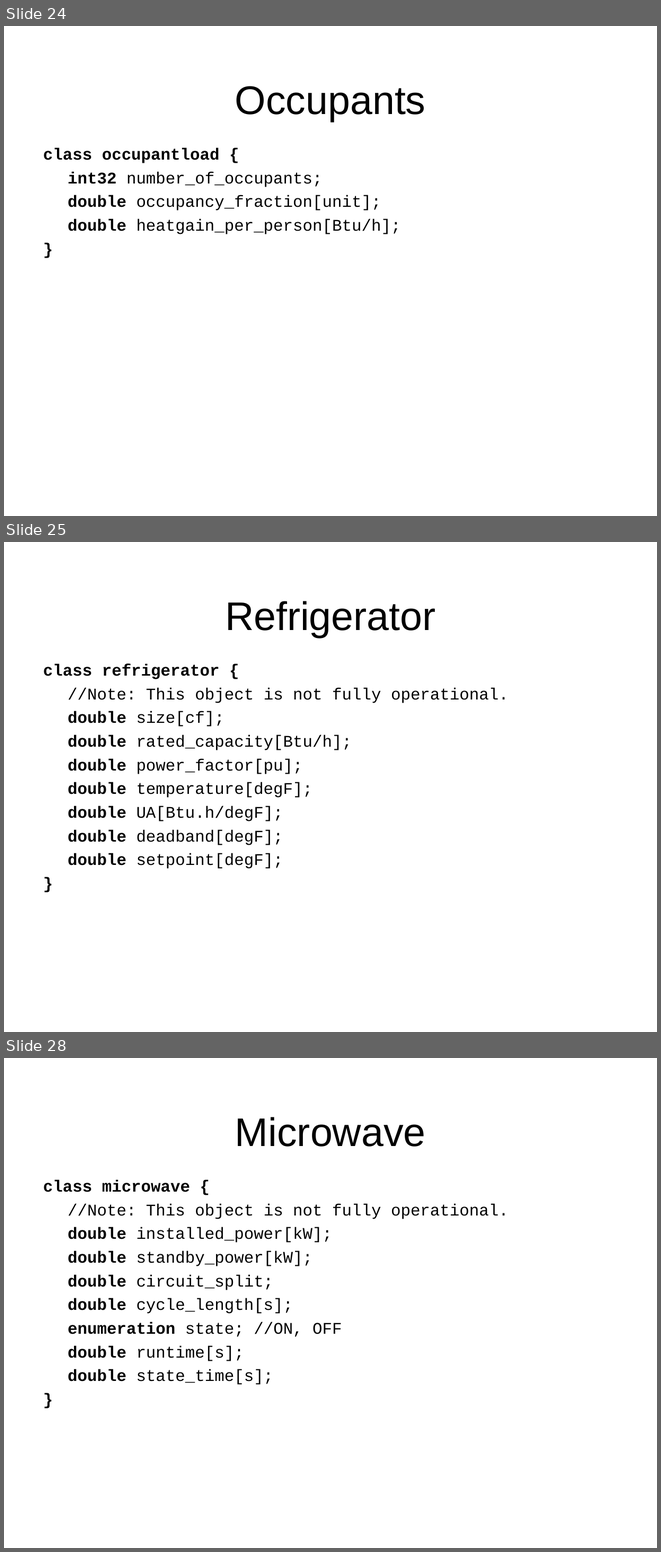
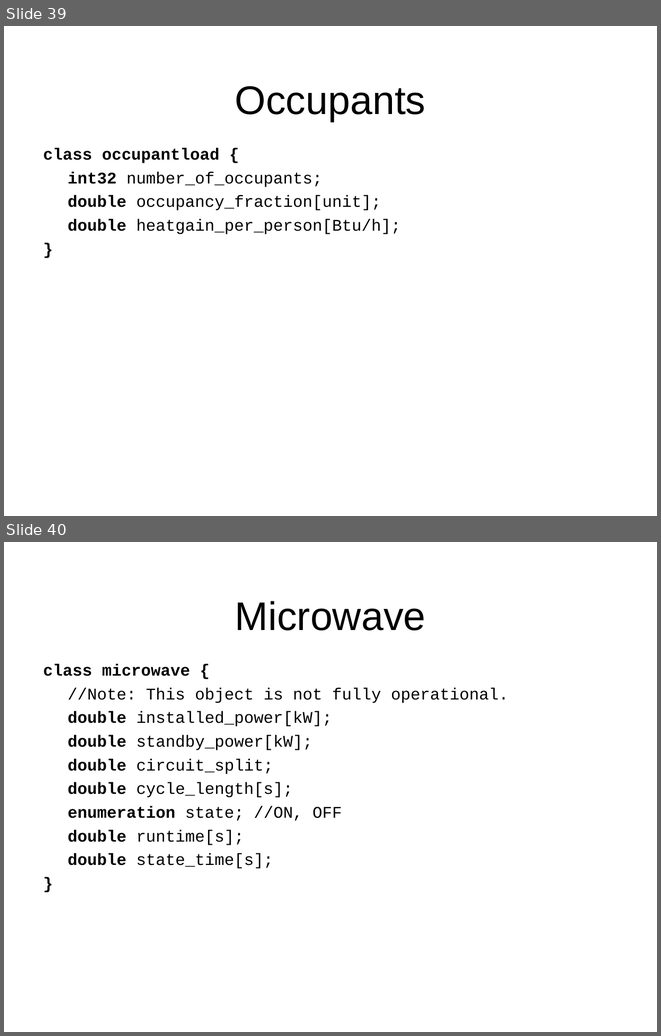
Before and after one commit to gridlab-d/course, a slide deck: ThreeDayCourse_v22/Day2/3.2 - Residential.ppt. Shown one above the other, each under a label of ours: slides 24, 25 and 28 before the commit, slides 39 and 40 after it; the slides between them are not shown. The pictures are 661x1552 and 661x1036 pixels, drawn with LibreOffice and Linux fonts; fonts in the diff are those of the drawing; background and template pictures are left out. Boxes give left, top, right and bottom in pixels: in the first picture for what was removed or moved away, otherwise in the second. Text is boxed around its words. In the diff, an @@ line names an element or a change of style, - is before the commit and + after.

Commit message:
Updated water heater,dishwasher, dryer, electric range, refrigerator, and clothes washer slides.

```diff
--- a/ThreeDayCourse_v22/Day2/3.2 - Residential.ppt
+++ b/ThreeDayCourse_v22/Day2/3.2 - Residential.ppt
@@ slide 25 removed at (x1=4, y1=542, x2=657, y2=1032), background picture (left out) @@
@@ title removed at (x1=225, y1=601, x2=435, y2=637) @@
-Refrigerator
@@ text removed at (x1=43, y1=664, x2=509, y2=868) @@
-class refrigerator {
-//Note: This object is not fully operational.
-double size[cf];
-double rated_capacity[Btu/h];
-double power_factor[pu];
-double temperature[degF];
-double UA[Btu.h/degF];
-double deadband[degF];
-double setpoint[degF];
-}
@@ what was slide 24 is now slide 39 @@
@@ what was slide 28 is now slide 40 @@
```
Also in this commit, not shown: 15 slides added, 4 other slides removed.
